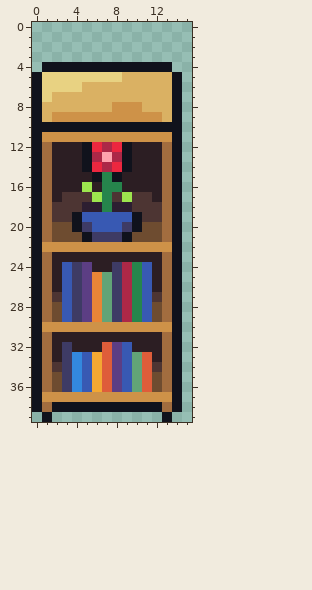
Two versions of one pixel-art sprite, Furniture/Assets/bookshelf_flower.png. The picture above was drawn from the file before the commit.
The file is 16x40 pixels.
The same view after the edit:
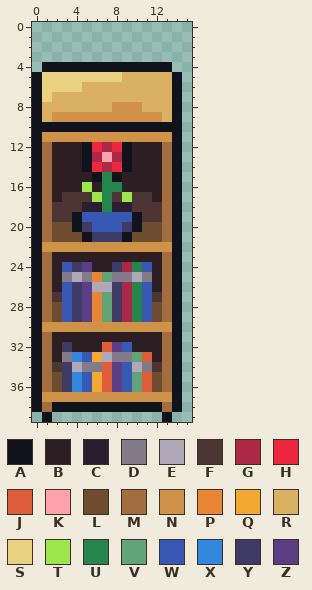
Palette (. is transparent): A #10121c  B #2c1e23  C #2c1e31  D #837a8a  E #b0a7b8  F #4d3533  G #ac2847  H #ec273f  J #de5d3a  K #ffa2ac  L #6e4c30  M #a26d3f  N #ce9248  P #e98537  Q #f3a833  R #dab163  S #e8d282  T #9de64e  U #26854c  V #62a477  W #3859b3  X #3388de  Y #3e3b65  Z #5c3e84
Change:
{"y":25,"x":3,"old":"WYZ","new":"DED"}
{"y":25,"x":8,"old":"YGUW","new":"DDED"}
{"y":26,"x":6,"old":"PV","new":"EE"}
{"y":33,"x":3,"old":"Y","new":"D"}
{"y":33,"x":7,"old":"JZW","new":"EDD"}
{"y":34,"x":4,"old":"XWQ","new":"EDD"}
{"y":34,"x":10,"old":"VJ","new":"ED"}
{"label":"changed","picture_box":[62,272,152,292]}
{"label":"changed","picture_box":[62,352,152,372]}
